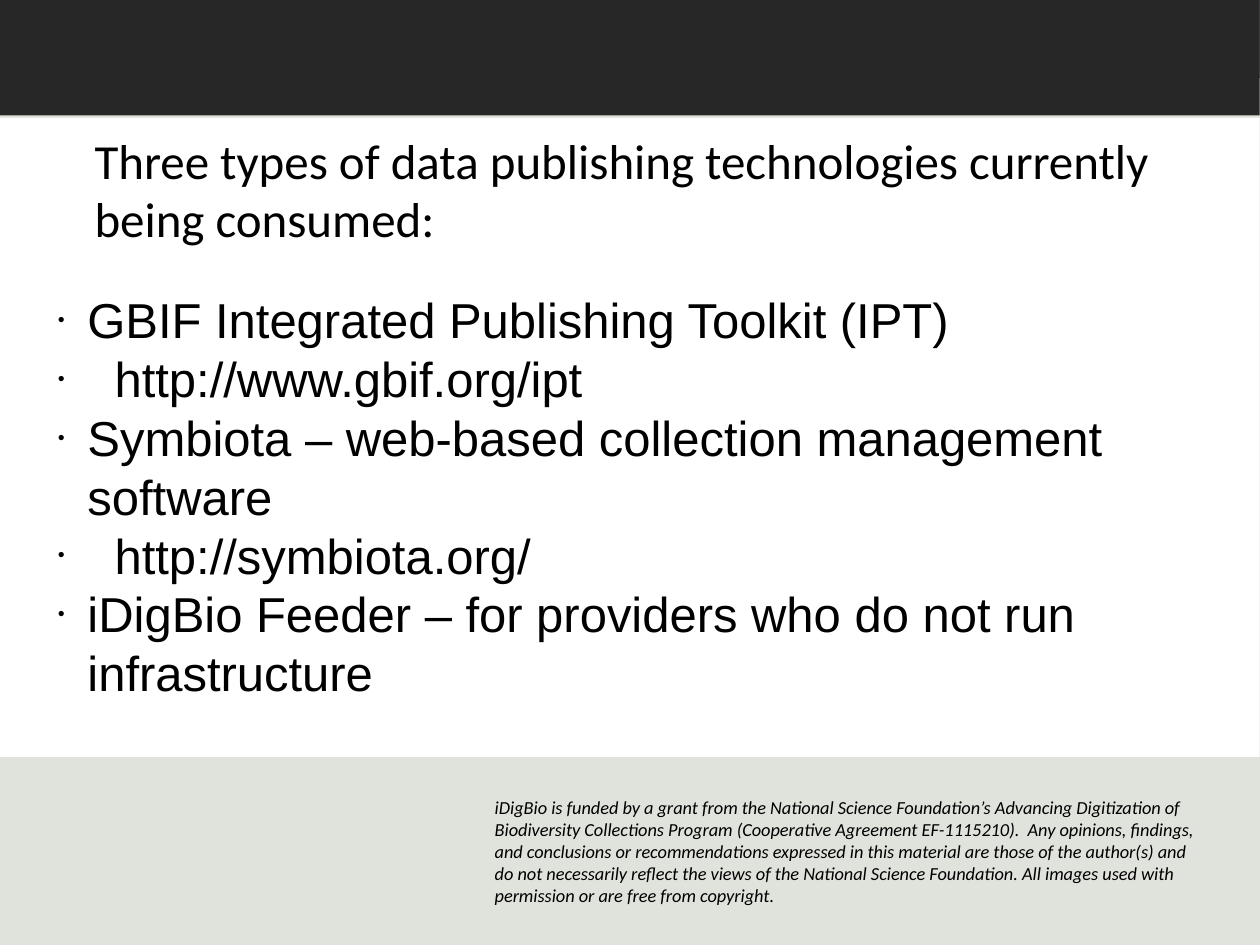
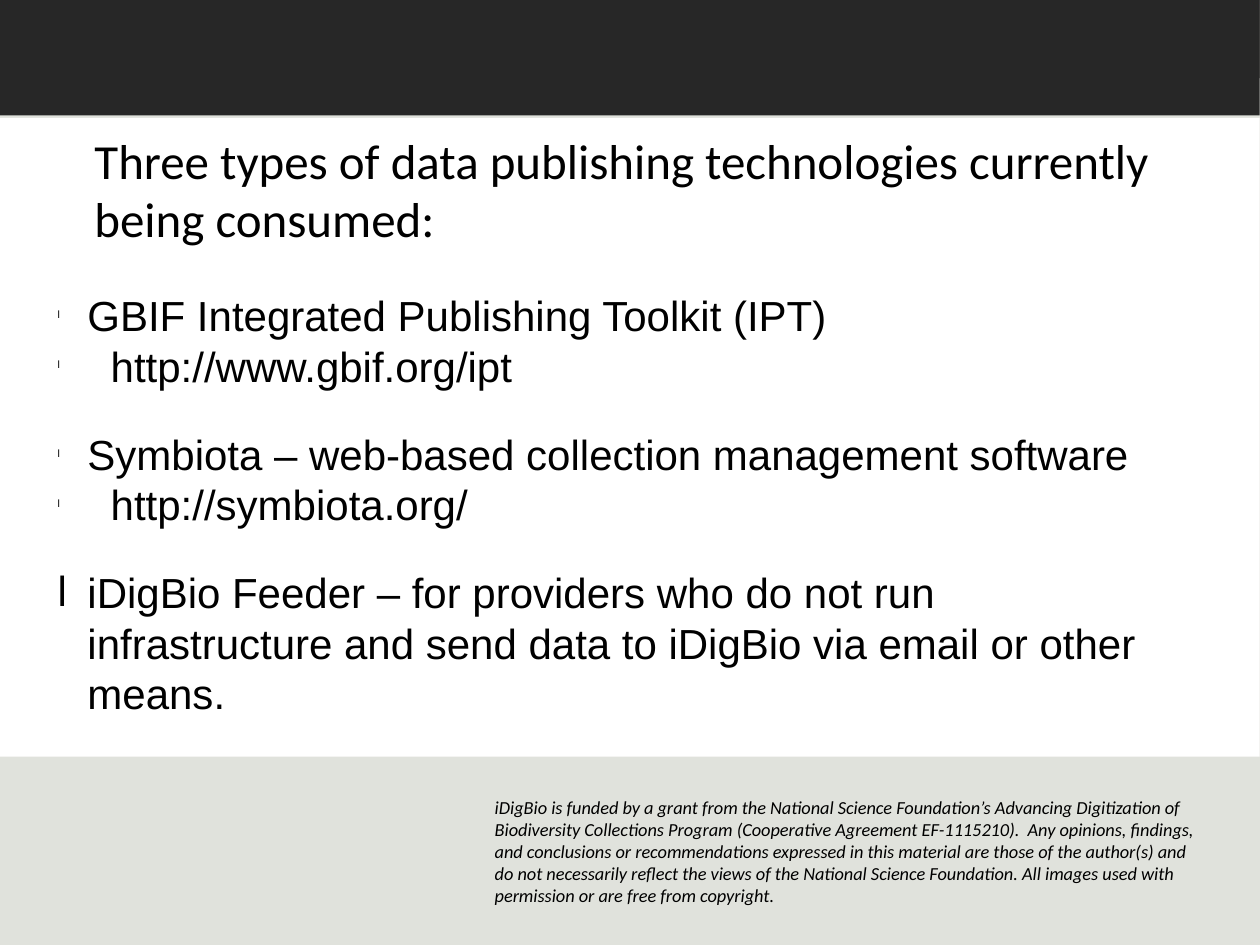
Before and after one commit to danstoner/idigbio-scratch, a slide deck: slide 7 of Dan_CYWG_2014.pptx. Drawn at 1260x945 pixels with LibreOffice and Linux fonts; fonts in the diff are those of the drawing; background and template pictures are left out. Boxes give left, top, right and bottom in pixels: in the first picture for what was removed or moved away, otherwise in the second. Text is boxed around its words. In the diff, an @@ line names an element or a change of style, - is before the commit and + after.

```diff
--- a/Dan_CYWG_2014.pptx
+++ b/Dan_CYWG_2014.pptx
@@ text at box(87, 300, 1129, 529): size 28 to 24 pt in "GBIF Integrated Publishing Toolkit (IPT)", "http://www.gbif.org/ipt", "Symbiota – web-based collection management software", "http://symbiota.org/"; bullet ● to l @@
@@ text at box(87, 577, 1136, 710): text changed; size 28 to 24 pt @@
-● iDigBio Feeder – for providers who do not run infrastructure
+l iDigBio Feeder – for providers who do not run infrastructure and send data to iDigBio via email or other means.
```
Also in this commit, not shown: 2 other slides changed, 4 slides added, 1 slide removed.
